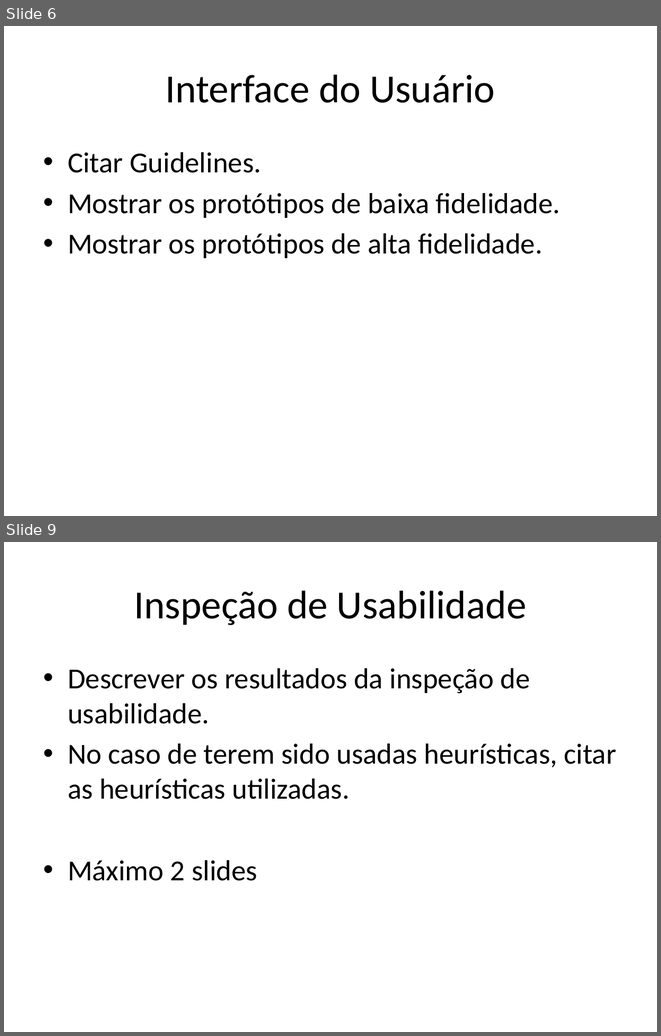
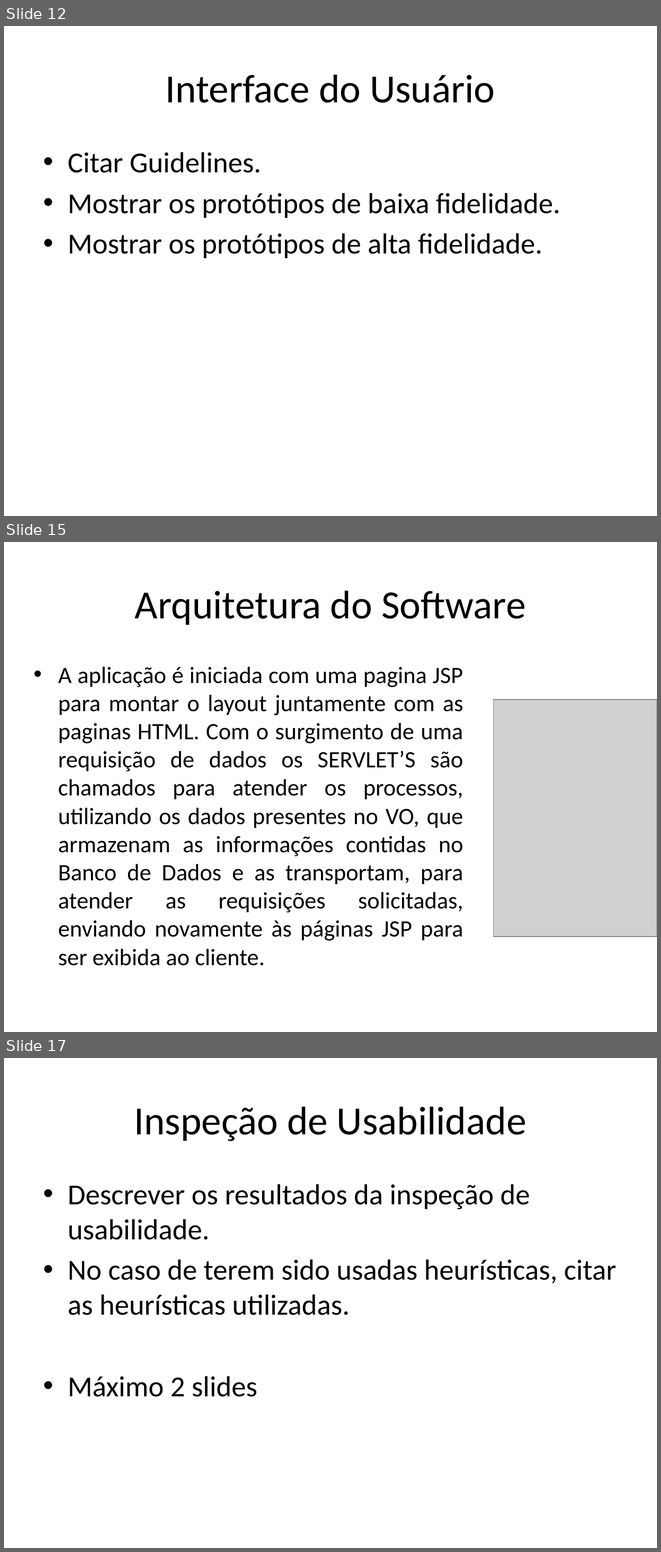
Before and after one commit to kokmz/TCCHUE, a slide deck: documentacao/G4_Apresentacao2sem2014_Final.pptx. Shown one above the other, each under a label of ours: slides 6 and 9 before the commit, slides 12, 15 and 17 after it; the slides between them are not shown. The pictures are 661x1036 and 661x1552 pixels, drawn with LibreOffice and Linux fonts; fonts in the diff are those of the drawing; grey boxes stand for pictures; background and template pictures are left out. Boxes give left, top, right and bottom in pixels: in the first picture for what was removed or moved away, otherwise in the second. Text is boxed around its words. In the diff, an @@ line names an element or a change of style, - is before the commit and + after.

```diff
--- a/documentacao/G4_Apresentacao2sem2014_Final.pptx
+++ b/documentacao/G4_Apresentacao2sem2014_Final.pptx
@@ slide 15 added at box(4, 542, 657, 1032), background picture (left out) @@
@@ title added at box(135, 590, 526, 625), 44 pt, text #000000 @@
+Arquitetura do Software
@@ text added at box(58, 667, 464, 965), 25.9 pt, text #000000 @@
+• A aplicação é iniciada com uma pagina JSP para montar o layout juntamente com as paginas HTML. Com o surgimento de uma requisição de dados os SERVLET’S são chamados para atender os processos, utilizando os dados presentes no VO, que armazenam as informações contidas no Banco de Dados e as transportam, para atender as requisições solicitadas, enviando novamente às páginas JSP para ser exibida ao cliente.
@@ picture added at box(493, 699, 657, 936) @@
@@ what was slide 6 is now slide 12 @@
@@ what was slide 9 is now slide 17 @@
```
Also in this commit, not shown: 3 slides changed, 12 other slides added, 5 slides removed.
